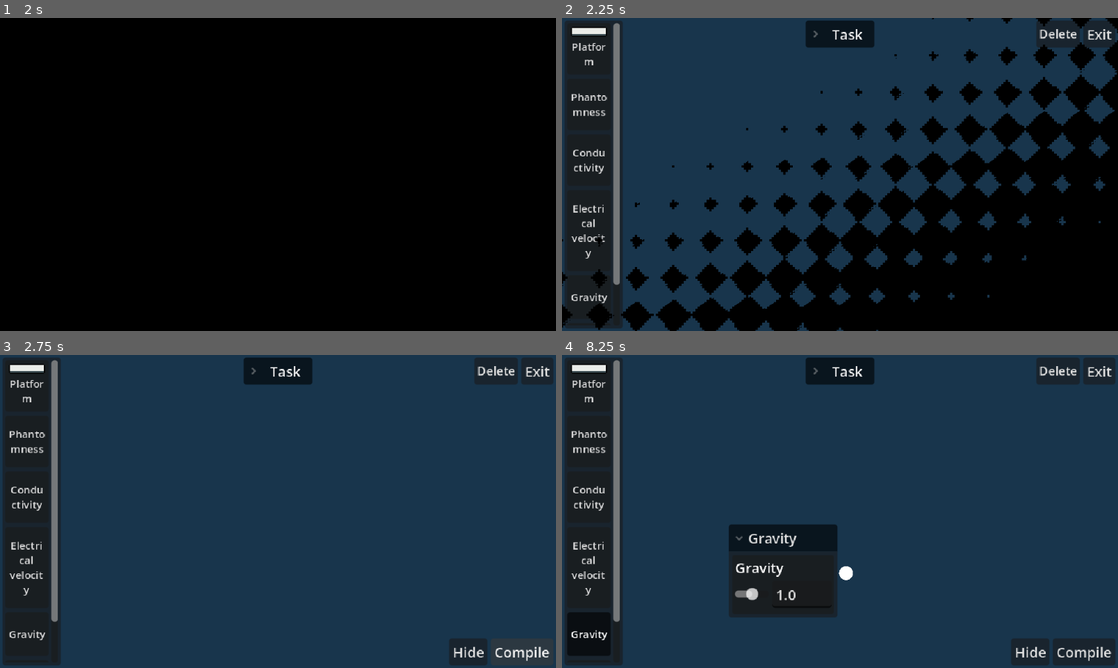
Above: before the commit, frames 1-4 (two rows, left to right).
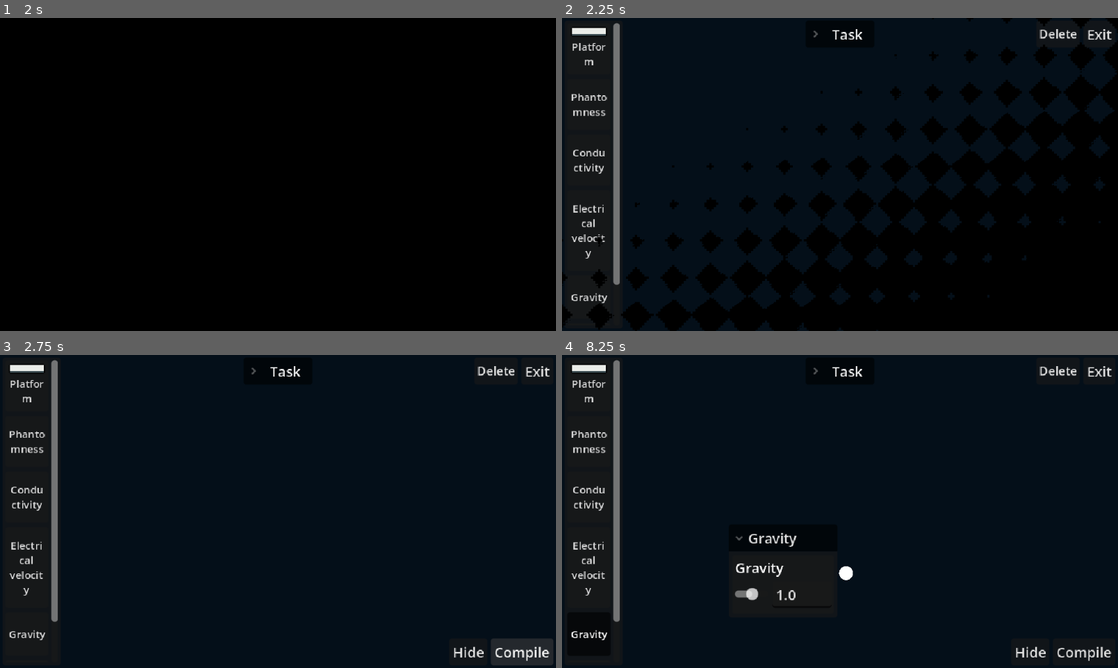
Above: after the commit, the same moments.

Repository: Chebrbober/nightmare-protocol
Game: Godot game, scene res://scenes/main_menu.tscn
Two runs of this game, one before a commit and one after it. Both use one fixed random seed, a clock stepped at 60 frames per second and the inputs below.
Inputs (mouse positions are in pixels of both pictures, inside the frame that each line leads up to):
- Up to frame 1 (2 s): click "Start" at 0.5 s; click "Start" at 1.25 s
- Up to frame 2 (2.25 s): click "Compile" at 2 s
- Up to frame 3 (2.75 s): no input
- Up to frame 4 (8.25 s): click "Hide" at 2.75 s; click "Platform" at 3.5 s; click "Phantomness" at 4.25 s; click "Conductivity" at 5 s; click "Electrical velocity" at 5.75 s; click "Gravity" at 6.5 s; tap Enter (ui_accept) at 7.25, 8 s; drag from (840, 511) to (895, 442) at 7.27 s; drag from (728, 527) to (840, 511) at 8.02 s

Frame 1 is identical in both runs. In frame 2, 52% of the frame differs, in the area x 0-100%, y 0-100%; in frame 3, 86%; in frame 4, 80%.

Commit message:
Change hotkeyr and amount of seconds to wait after compile. Instead of an Area2D use texture rect.

Diff:
--- a/project.godot
+++ b/project.godot
@@ -38,13 +38,13 @@
 
 zoom_in={
 "deadzone": 0.2,
-"events": [Object(InputEventMouseButton,"resource_local_to_s …(74 unchanged characters)… se,"shift_pressed":false,"ctrl_pressed":false,"meta_pressed":false,"button_mask":0," …(154 unchanged characters)…
+"events": [Object(InputEventMouseButton,"resource_local_to_s …(74 unchanged characters)… se,"shift_pressed":false,"ctrl_pressed":true,"meta_pressed":false,"button_mask":0," …(154 unchanged characters)…
 , Object(InputEventKey,"resource_local_to_scene":false,"resource_name":"","device":-1,"window_id":0,"alt_pressed":false …(181 unchanged characters)…
 ]
 }
 zoom_out={
 "deadzone": 0.2,
-"events": [Object(InputEventMouseButton,"resource_local_to_s …(74 unchanged characters)… se,"shift_pressed":false,"ctrl_pressed":false,"meta_pressed":false,"button_mask":0," …(154 unchanged characters)…
+"events": [Object(InputEventMouseButton,"resource_local_to_s …(74 unchanged characters)… se,"shift_pressed":false,"ctrl_pressed":true,"meta_pressed":false,"button_mask":0," …(154 unchanged characters)…
 , Object(InputEventKey,"resource_local_to_scene":false,"resource_name":"","device":-1,"window_id":0,"alt_pressed":false …(181 unchanged characters)…
 ]
 }
@@ -62,13 +62,13 @@
 }
 move_up={
 "deadzone": 0.2,
-"events": [Object(InputEventMouseButton,"resource_local_to_scene":false,"resource_name":"","device":-1,"window_id":0,"alt_pressed":false,"shift_pressed":false,"ctrl_pressed":true,"meta_pressed":false,"button_mask":0," …(154 unchanged characters)…
+"events": [Object(InputEventMouseButton,"resource_local_to_scene":false,"resource_name":"","device":-1,"window_id":0,"alt_pressed":false,"shift_pressed":true,"ctrl_pressed":false,"meta_pressed":false,"button_mask":0," …(154 unchanged characters)…
 , Object(InputEventKey,"resource_local_to_scene":false,"resource_name":"","device":-1,"window_id":0,"alt_pressed":false …(183 unchanged characters)…
 ]
 }
 move_down={
 "deadzone": 0.2,
-"events": [Object(InputEventMouseButton,"resource_local_to_scene":false,"resource_name":"","device":-1,"window_id":0,"alt_pressed":false,"shift_pressed":false,"ctrl_pressed":true,"meta_pressed":false,"button_mask":0," …(154 unchanged characters)…
+"events": [Object(InputEventMouseButton,"resource_local_to_scene":false,"resource_name":"","device":-1,"window_id":0,"alt_pressed":false,"shift_pressed":true,"ctrl_pressed":false,"meta_pressed":false,"button_mask":0," …(154 unchanged characters)…
 , Object(InputEventKey,"resource_local_to_scene":false,"resource_name":"","device":-1,"window_id":0,"alt_pressed":false …(183 unchanged characters)…
 ]
 }
--- a/scenes/game.tscn
+++ b/scenes/game.tscn
@@ -8,9 +8,6 @@
 [ext_resource type="Script" uid="uid://bd31llka5ay6u" path="res://scripts/camera_2d.gd" id="6_p57ef"]
 
 [sub_resource type="CanvasTexture" id="CanvasTexture_8cj0n"]
-
-[sub_resource type="RectangleShape2D" id="RectangleShape2D_lnu2h"]
-size = Vector2(640, 360)
 
 [sub_resource type="WorldBoundaryShape2D" id="WorldBoundaryShape2D_lbhrr"]
 
@@ -27,18 +24,17 @@
 script = ExtResource("1_uwrxv")
 
 [node name="TextureRect" type="TextureRect" parent="." unique_id=1469479735]
-modulate = Color(0.09415329, 0.20891497, 0.2986514, 1)
+modulate = Color(0.016074587, 0.060152993, 0.09989106, 1)
 layout_mode = 1
 anchors_preset = 15
 anchor_right = 1.0
 anchor_bottom = 1.0
-offset_left = -444.0
-offset_top = -333.0
-offset_right = 457.0
-offset_bottom = 361.0
+offset_left = -157.0
+offset_top = -937.0
+offset_right = 2495.0
+offset_bottom = 157.0
 grow_horizontal = 2
 grow_vertical = 2
-mouse_filter = 2
 texture = SubResource("CanvasTexture_8cj0n")
 
 [node name="Camera2D" type="Camera2D" parent="." unique_id=116150312]
@@ -123,11 +119,13 @@
 
 [node name="ScrollContainer" type="ScrollContainer" parent="UILayer/MarginContainer/PanelContainer/MarginContainer" unique_id=1772081889]
 layout_mode = 2
+mouse_filter = 0
 theme_override_constants/scrollbar_h_separation = 3
 horizontal_scroll_mode = 0
 
 [node name="VBoxContainer" type="VBoxContainer" parent="UILayer/MarginContainer/PanelContainer/MarginContainer/ScrollContainer" unique_id=589038486]
 layout_mode = 2
+mouse_filter = 0
 theme_override_constants/separation = 5
 
 [node name="AttributeButton" type="Button" parent="UILayer/MarginContainer/PanelContainer/MarginContainer/ScrollContainer/VBoxContainer" unique_id=61823767]
@@ -141,15 +139,6 @@
 expand_icon = true
 script = ExtResource("2_yqjtg")
 metadata/_custom_type_script = "uid://dmwuurve8dpma"
-
-[node name="SpawnArea" type="Area2D" parent="." unique_id=1208177727]
-disable_mode = 1
-collision_layer = 2
-collision_mask = 0
-
-[node name="CollisionShape2D" type="CollisionShape2D" parent="SpawnArea" unique_id=865046939]
-position = Vector2(321, 180)
-shape = SubResource("RectangleShape2D_lnu2h")
 
 [node name="StaticBody2D" type="StaticBody2D" parent="." unique_id=1657395331]
 position = Vector2(330, 290)
@@ -166,7 +155,7 @@
 top_level = true
 z_index = 2
 
+[connection signal="gui_input" from="TextureRect" to="." method="_on_texture_rect_gui_input"]
 [connection signal="pressed" from="UILayer/MarginContainer/HBoxContainer/Exit" to="." method="_on_exit_pressed"]
 [connection signal="pressed" from="UILayer/MarginContainer/HBoxContainer2/Hide" to="." method="_on_hide_pressed"]
 [connection signal="pressed" from="UILayer/MarginContainer/HBoxContainer2/Compile" to="." method="_on_compile_pressed"]
-[connection signal="input_event" from="SpawnArea" to="." method="_on_spawn_area_input_event"]
--- a/scenes/object.tscn
+++ b/scenes/object.tscn
@@ -8,7 +8,6 @@
 collision_layer = 2
 collision_mask = 255
 input_pickable = true
-mass = 0.001
 gravity_scale = 0.0
 freeze_mode = 1
 continuous_cd = 1
@@ -28,7 +27,6 @@
 anchor_bottom = 1.0
 grow_horizontal = 2
 grow_vertical = 2
-mouse_filter = 0
 script = ExtResource("2_cbfvs")
 
 [connection signal="button_down" from="Drag" to="." method="_on_drag_button_down"]
--- a/scenes/task.tscn
+++ b/scenes/task.tscn
@@ -10,6 +10,7 @@
 script = ExtResource("1_kolu2")
 
 [node name="FoldableContainer" type="FoldableContainer" parent="." unique_id=845842208]
+custom_minimum_size = Vector2(0, 80)
 layout_mode = 1
 anchors_preset = 5
 anchor_left = 0.5
@@ -23,9 +24,18 @@
 title = "Task"
 title_alignment = 1
 
-[node name="Text" type="Label" parent="FoldableContainer" unique_id=795898085]
+[node name="ScrollContainer" type="ScrollContainer" parent="FoldableContainer" unique_id=1770371799]
 visible = false
+layout_mode = 2
+horizontal_scroll_mode = 0
+scroll_hint_mode = 2
+
+[node name="VBoxContainer" type="VBoxContainer" parent="FoldableContainer/ScrollContainer" unique_id=1652622138]
+layout_mode = 2
+
+[node name="Text" type="Label" parent="FoldableContainer/ScrollContainer/VBoxContainer" unique_id=795898085]
 layout_mode = 2
 theme_override_font_sizes/font_size = 10
 text = "Task text"
+horizontal_alignment = 1
 vertical_alignment = 1
--- a/scripts/camera_2d.gd
+++ b/scripts/camera_2d.gd
@@ -1,11 +1,11 @@
 extends Camera2D
 
-@export var zoom_speed: float = 0.01
+@export var zoom_speed: float = 0.03
 @export var move_speed: float = 5
 @export var min_zoom: float = 0.5
 @export var max_zoom: float = 3.0
 
-func _process(delta: float) -> void:
+func _process(_delta: float) -> void:
 	if Input.is_action_pressed("move_left"):
 		position.x -= move_speed
 	if Input.is_action_pressed("move_right"):
--- a/scripts/game.gd
+++ b/scripts/game.gd
@@ -4,8 +4,6 @@
 @export_dir var path_to_property_resources = "res://resources/properties/"
 @onready var attribute_button: AttributeButton = %AttributeButton
 @onready var hide_button: Button = %Hide
-@onready var spawn_area: Area2D = $SpawnArea
-@onready var collision_shape: CollisionShape2D = $SpawnArea/CollisionShape2D
 @onready var task_node: Control = $UILayer/MarginContainer/Task
 @onready var objects_container: Node2D = $ObjectsContainer
 @onready var properties_container: Node2D = $PropertiesContainer
@@ -24,8 +22,6 @@
 
 func _ready() -> void:
 	connection_manager = load("res://scripts/connection_manager.gd").new()
-	collision_shape.shape.size = self.size
-	collision_shape.position = self.size / 2
 	var object_res_dir = DirAccess.open(path_to_object_resources)
 	var property_res_dir = DirAccess.open(path_to_property_resources)
 	if object_res_dir:
@@ -122,7 +118,7 @@
 				continue
 
 			_apply_property_to_object(property, obj)
-	await get_tree().create_timer(randi_range(1, 7)).timeout
+	await get_tree().create_timer(randi_range(2, 7)).timeout
 	task_checker = TaskChecker.new()
 	add_child(task_checker)
 	if task_checker.check_task(pure_tags, connection_manager.connections):
@@ -171,24 +167,24 @@
 		current_drag_line.queue_free()
 		current_drag_line = null
 
-
-func _on_spawn_area_input_event(_viewport: Node, event: InputEvent, _shape_idx: int) -> void:
+func _on_texture_rect_gui_input(event: InputEvent) -> void:
 	if event is InputEventMouseButton and event.button_index == MOUSE_BUTTON_LEFT and event.pressed:
 		if current_attribute_data is ObjectData:
 			print("Spawning object: ", current_attribute_data.name)
 			var object_data = current_attribute_data as ObjectData
 			var object_scene = load("res://scenes/object.tscn") as PackedScene
 			var object_instance = object_scene.instantiate()
-			object_instance.position = event.position
+			object_instance.position = get_global_mouse_position()
 			objects_container.add_child(object_instance)
 			object_instance.setup(object_data)
+			object_instance.position_changed.connect(connection_manager.update_lines)
 
 		elif current_attribute_data is PropertyData:
 			print("Spawning property: ", current_attribute_data.name)
 			var property_data = current_attribute_data as PropertyData
 			var property_scene = load("res://scenes/property.tscn") as PackedScene
 			var property_instance = property_scene.instantiate()
-			property_instance.position = event.position
+			property_instance.position = get_global_mouse_position()
 			properties_container.add_child(property_instance)
 			property_instance.setup(property_data)
 			property_instance.item_rect_changed.connect(connection_manager.update_lines)
@@ -207,7 +203,6 @@
 	):
 		if connection_manager.try_disconnect_at_point(event.position):
 			return
-
 
 func _try_connect(mouse_pos: Vector2) -> bool:
 	var all_objects = get_tree().get_nodes_in_group("objects")
--- a/scripts/object.gd
+++ b/scripts/object.gd
@@ -3,6 +3,8 @@
 @onready var collision_shape: CollisionShape2D = $CollisionShape2D
 @onready var sprite: Sprite2D = $Sprite2D
 @export var logic: Script
+
+signal position_changed
 
 var values: Dictionary = {}
 var current_data: ObjectData
@@ -31,6 +33,7 @@
 func _process(delta: float) -> void:
 	if dragging:
 		position = get_global_mouse_position() - of
+		position_changed.emit()
 
 func _on_drag_button_up() -> void:
 	dragging = false
--- a/scripts/property_scripts/electrical_velocity.gd
+++ b/scripts/property_scripts/electrical_velocity.gd
@@ -9,7 +9,7 @@
 	name = "ElectricalVelocity"
 
 
-func _physics_process(delta: float) -> void:
+func _physics_process(_delta: float) -> void:
 	var body = get_parent() as RigidBody2D
 	if not body.is_in_group("powered"):
 		return
--- a/scripts/task.gd
+++ b/scripts/task.gd
@@ -1,6 +1,6 @@
 extends Control
 
-@onready var text_label = $FoldableContainer/Text
+@onready var text_label = $FoldableContainer/ScrollContainer/VBoxContainer/Text
 
 
 func set_task(text: String) -> void:
--- a/scripts/task_checker.gd
+++ b/scripts/task_checker.gd
@@ -14,7 +14,7 @@
 	return false
 
 
-func _is_condition_met(obj: RigidBody2D, prop_data: PropertyData, task_tags: Array[String]) -> bool:
+func _is_condition_met(_obj: RigidBody2D, prop_data: PropertyData, task_tags: Array[String]) -> bool:
 	for tag in prop_data.property_tags:
 		if tag in task_tags:
 			return true
--- a/scripts/task_generator.gd
+++ b/scripts/task_generator.gd
@@ -4,8 +4,12 @@
 var pure_tags: Array = []
 
 const GREETINGS = [
-    "Alright, we finally fell asleep. Here are the instructions we must follow...",
-    "Oh! Finally! This one started dozing off. What is it asking for?",
+    "Alright, we finally fell asleep. He seems to be very tired of work and wants to rest a bit. Here are the wishes we must fulfill...",
+    "Oh! Finally! This one started dozing off. Maybe we can make it happy and get some rest ourselves? What is it asking for?",
+    "I'm so tired... Can we just rest for a bit? Sure, but it seems like we have to do some work first. What does it want?",
+    "I'm so bored... Can we do something fun? Sure, but it seems like we have to do some work first. What does she or he want?",
+    "We should eat to live, but this guy lives to eat... He lost the sense of life... But maybe we can make him happy with some food? What does he want?",
+    "Maybe if we fulfill this wish, we can escape this loop? What does it want?",
     "Let's get straight to the point, I'm too lazy to wait >:D"
 ]
 
